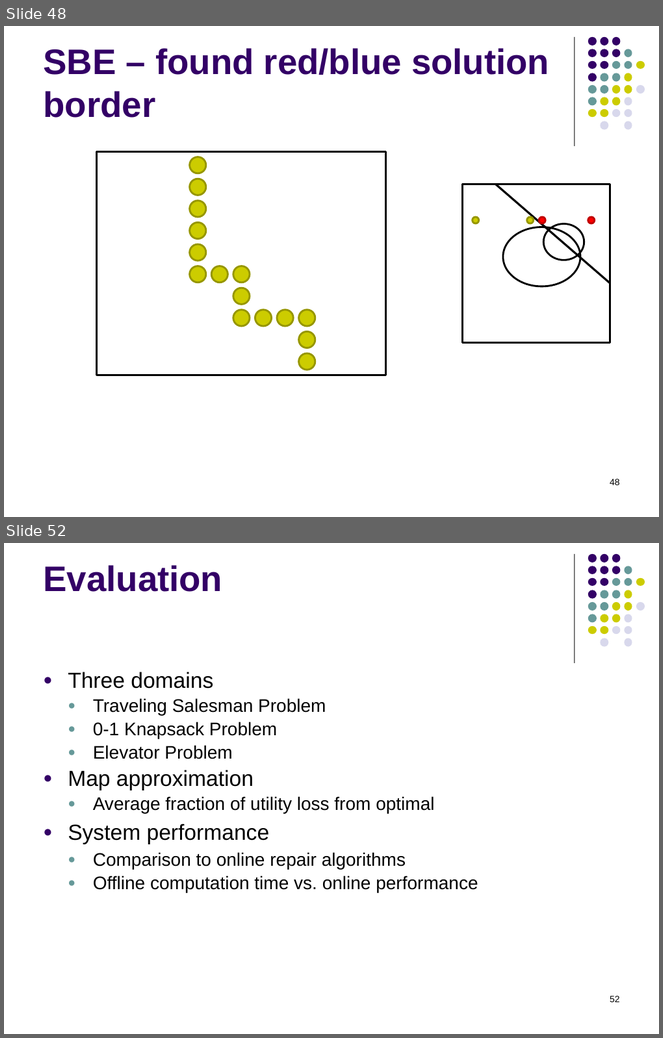
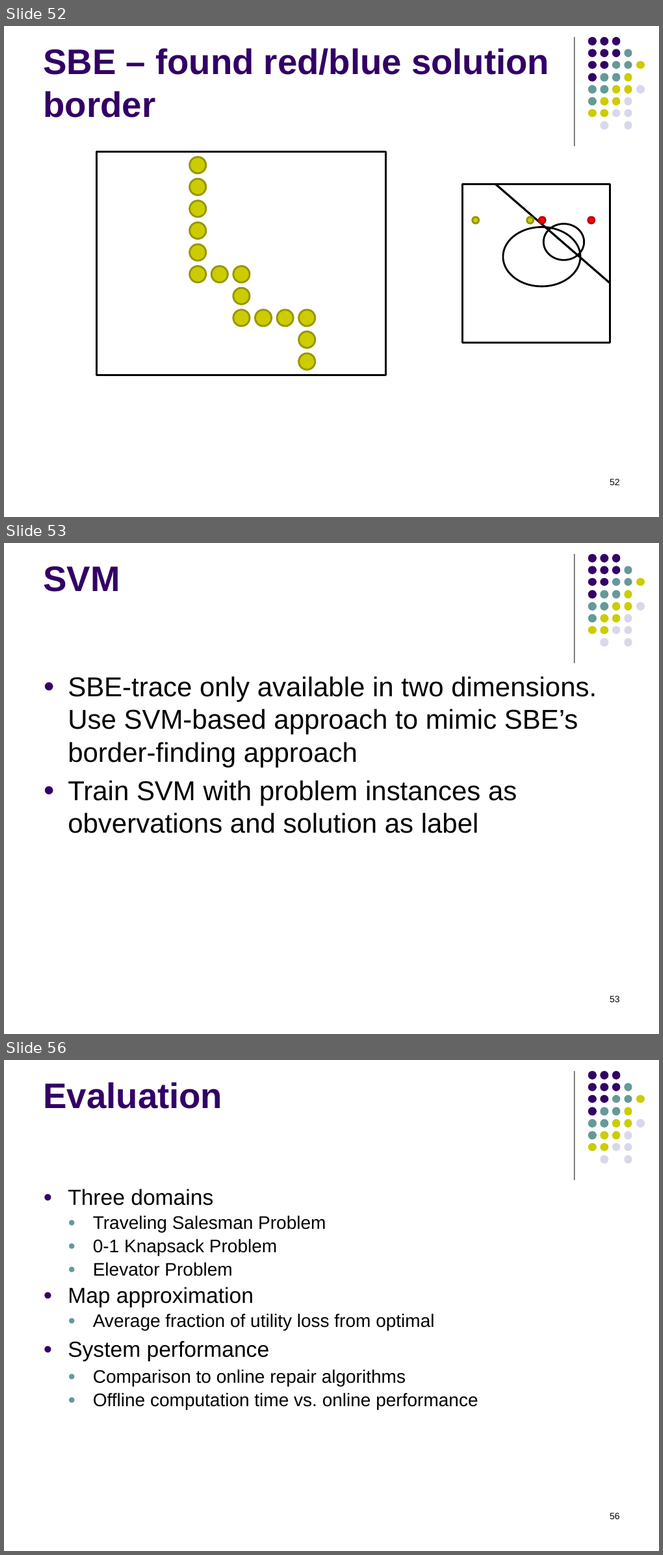
Before and after one commit to RobertHolderIII/dissertation, a slide deck: doc/defense-Dec2015.pptx. Shown one above the other, each under a label of ours: slides 48 and 52 before the commit, slides 52, 53 and 56 after it; the slides between them are not shown. The pictures are 663x1038 and 663x1555 pixels, drawn with LibreOffice and Linux fonts; fonts in the diff are those of the drawing. Boxes give left, top, right and bottom in pixels: in the first picture for what was removed or moved away, otherwise in the second. Text is boxed around its words. In the diff, an @@ line names an element or a change of style, - is before the commit and + after.

```diff
--- a/doc/defense-Dec2015.pptx
+++ b/doc/defense-Dec2015.pptx
@@ slide 53 added at <box>4,543,659,1034</box>, background #FFFFFF; not listed: 32 template elements that a slide beside it also shows @@
@@ title added at <box>43,566,120,592</box>, 39 pt, text #330066, bold @@
+SVM
@@ text added at <box>68,676,597,834</box>, 30 pt, text #000000 @@
+● SBE-trace only available in two dimensions. Use SVM-based approach to mimic SBE’s border-finding approach
+● Train SVM with problem instances as obvervations and solution as label
@@ page number added at <box>610,996,620,1003</box>, 10 pt, text #000000 @@
+53
@@ what was slide 48 is now slide 52 @@
@@ page number at <box>610,479,620,486</box>: text changed @@
-48
+52
@@ what was slide 52 is now slide 56 @@
@@ page number at <box>610,1513,620,1520</box>: text changed @@
-52
+56
```
Also in this commit, not shown: 5 slides changed, 10 other slides added, 4 slides removed, 1 other file.
